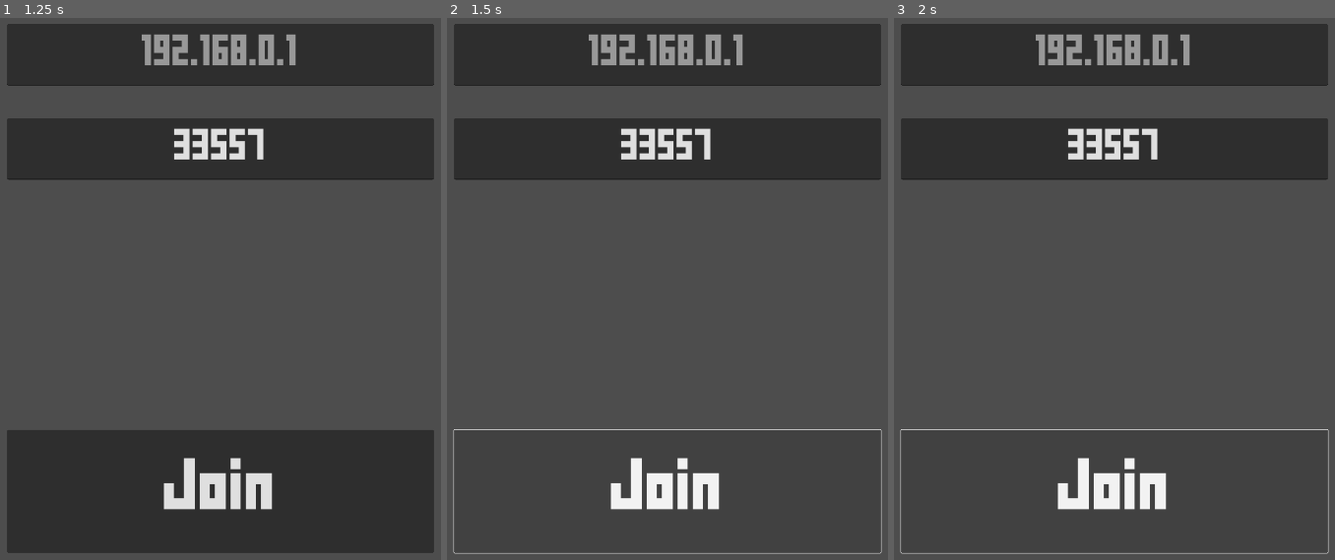
Above: before the commit, frames 1-3 (left to right).
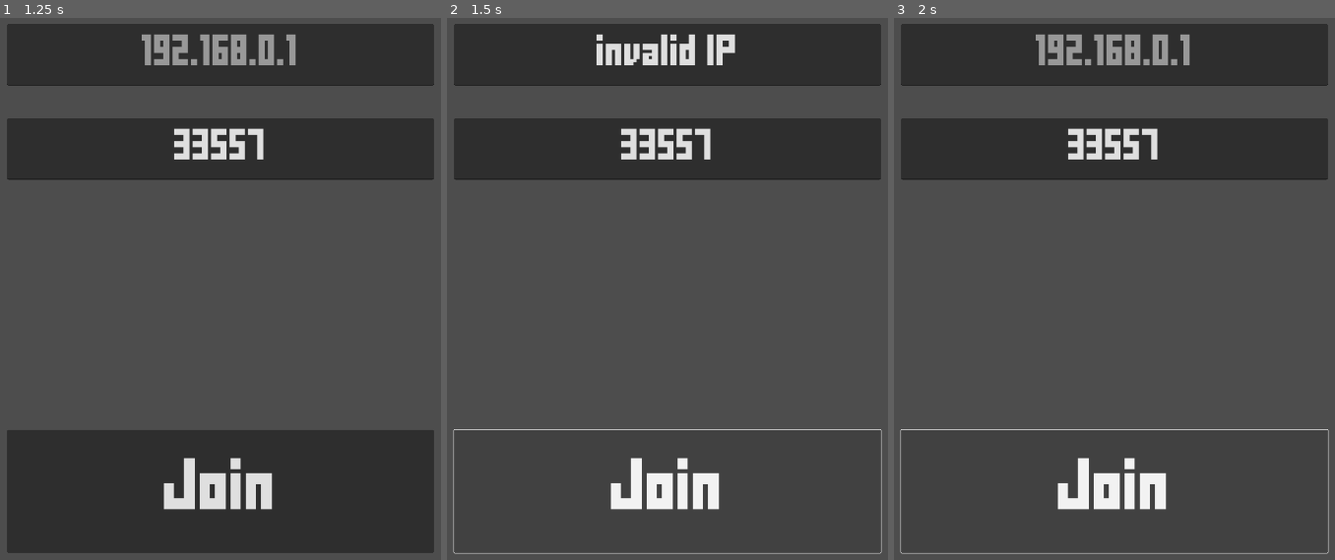
Above: after the commit, the same moments.

Repository: luiz734/godot-multiplayer-soccer
Game: Godot game, scene res://join_menu.tscn
Same seed, same stepped clock (60 frames per second), same inputs: the game is played once before the commit and once after it. This scene is started directly instead of the project's main scene.
Inputs:
- Up to frame 1 (1.25 s): tap Enter at 0.5 s
- Up to frame 2 (1.5 s): click "Join" at 1.25 s
- Up to frame 3 (2 s): no input

Frame 1 is identical in both runs. In frame 2, 1.5% of the frame differs, in the area x 32-68%, y 2-9%; in frame 3, nothing differs.
Error before the commit: Invalid access of index '1' on a base object of type: 'PackedStringArray'. (res://join_menu.gd:29)
Error after the commit: Invalid access of index '0' on a base object of type: 'PackedStringArray'. (res://join_menu.gd:47)

Commit message:
Add game scene

Diff:
--- /dev/null
+++ b/game.gd
@@ -0,0 +1,12 @@
+extends Node2D
+
+
+# Called when the node enters the scene tree for the first time.
+func _ready():
+    pass # Replace with function body.
+    print(Globals.multiplayer_peer)
+
+
+# Called every frame. 'delta' is the elapsed time since the previous frame.
+func _process(delta):
+    pass
--- /dev/null
+++ b/game.tscn
@@ -0,0 +1,6 @@
+[gd_scene load_steps=2 format=3 uid="uid://cmdgeqsvqgd1"]
+
+[ext_resource type="Script" path="res://game.gd" id="1_mrbiw"]
+
+[node name="Game" type="Node2D"]
+script = ExtResource("1_mrbiw")
--- a/globals.gd
+++ b/globals.gd
@@ -3,3 +3,5 @@
 func _process(_delta):
     if Input.is_action_just_pressed("quit"):
         get_tree().quit(0)
+
+var multiplayer_peer
--- a/host_menu.gd
+++ b/host_menu.gd
@@ -1,5 +1,6 @@
 extends Control
 
+var game_prefab = preload("res://game.tscn")
 @onready var button_host: Button = %ButtonHost
 @onready var ip: LineEdit = %IP
 @onready var port: LineEdit = %Port
@@ -20,14 +21,15 @@
             button_host.self_modulate = Color.GREEN
             button_host.text = "Start Game"
             button_host.disabled = false
+            start_game.rpc()
         )
     )
 
     var addrs = IP.get_local_addresses()
-    ip.text = addrs[1]
+    ip.text = addrs[0]
     port.text = str(PORT)
 
-
-
-func _process(delta):
-    pass
+@rpc("call_local", "authority")
+func start_game():
+    Globals.multiplayer_peer = multiplayer_peer
+    get_tree().change_scene_to_packed(game_prefab)
--- a/join_menu.gd
+++ b/join_menu.gd
@@ -1,14 +1,31 @@
 extends Control
 
+var game_prefab = preload("res://game.tscn")
 @onready var button_join: Button = %ButtonJoin
 @onready var ip: LineEdit = %IP
 @onready var port: LineEdit = %Port
 
 var multiplayer_peer
+const MIN_PORT = 1023
+const MAX_PORT = 65535
 
 func _ready():
     multiplayer_peer = ENetMultiplayerPeer.new()
     button_join.pressed.connect(func():
+
+        if not ip.text.is_valid_ip_address():
+            var copy = ip.text
+            ip.text = "invalid IP"
+            await  get_tree().create_timer(0.5).timeout
+            ip.text = copy
+            return
+
+        if int(port.text) < MIN_PORT or int(port.text) > MAX_PORT:
+            var copy = port.text
+            port.text = "invalid port"
+            await  get_tree().create_timer(0.5).timeout
+            port.text = copy
+            return
 
         ## TODO: validate ip and port
         var err = multiplayer_peer.create_client(ip.text, int(port.text))
@@ -19,17 +36,29 @@
 
         multiplayer_peer.peer_connected.connect(func(id):
             print_debug("client connected")
-            #button_host.self_modulate = Color.GREEN
-            #button_host.text = "Start Game"
-            #button_host.disabled = false
+            button_join.self_modulate = Color.YELLOW
+            button_join.text = "Waiting host"
+            button_join.disabled = true
         )
     )
+    ip.text_changed.connect(on_ip_text_changed)
 
     var addrs = IP.get_local_addresses()
-    ip.text = addrs[1]
+    ip.text = addrs[0]
     port.text = str(33557)
 
 
+func on_ip_text_changed(t: String):
+    var numbers_and_dots = ""
+    for c in t:
+        if c.is_valid_int() or c == ".":
+            numbers_and_dots += c
+    t = numbers_and_dots
 
-func _process(delta):
-    pass
+    ip.text = t
+    ip.caret_column = len(t)
+
+@rpc("call_local", "authority")
+func start_game():
+    Globals.multiplayer_peer = multiplayer_peer
+    get_tree().change_scene_to_packed(game_prefab)
--- a/join_menu.tscn
+++ b/join_menu.tscn
@@ -3,7 +3,7 @@
 [ext_resource type="Theme" uid="uid://c0hqrg8kwi7ps" path="res://menu_theme.tres" id="1_5ir5l"]
 [ext_resource type="Script" path="res://join_menu.gd" id="2_70te2"]
 
-[node name="JoinMenu" type="Control"]
+[node name="HostMenu" type="Control"]
 layout_mode = 3
 anchors_preset = 15
 anchor_right = 1.0
@@ -40,7 +40,9 @@
 layout_mode = 2
 placeholder_text = "192.168.0.1"
 alignment = 1
+max_length = 15
 virtual_keyboard_type = 2
+select_all_on_focus = true
 
 [node name="Port" type="LineEdit" parent="MarginContainer/VBoxContainer"]
 unique_name_in_owner = true
@@ -49,7 +51,9 @@
 text = "33557"
 placeholder_text = "33557"
 alignment = 1
+max_length = 5
 virtual_keyboard_type = 2
+select_all_on_focus = true
 
 [node name="Spacer2" type="Control" parent="MarginContainer/VBoxContainer"]
 layout_mode = 2
--- a/main.gd
+++ b/main.gd
@@ -5,10 +5,10 @@
 
 # Called when the node enters the scene tree for the first time.
 func _ready():
+    change_to_menu_network.call_deferred()
+
+func change_to_menu_network():
     get_tree().change_scene_to_packed(menu_network_prefab)
-    pass # Replace with function body.
-
-
 # Called every frame. 'delta' is the elapsed time since the previous frame.
 func _process(delta):
     pass
